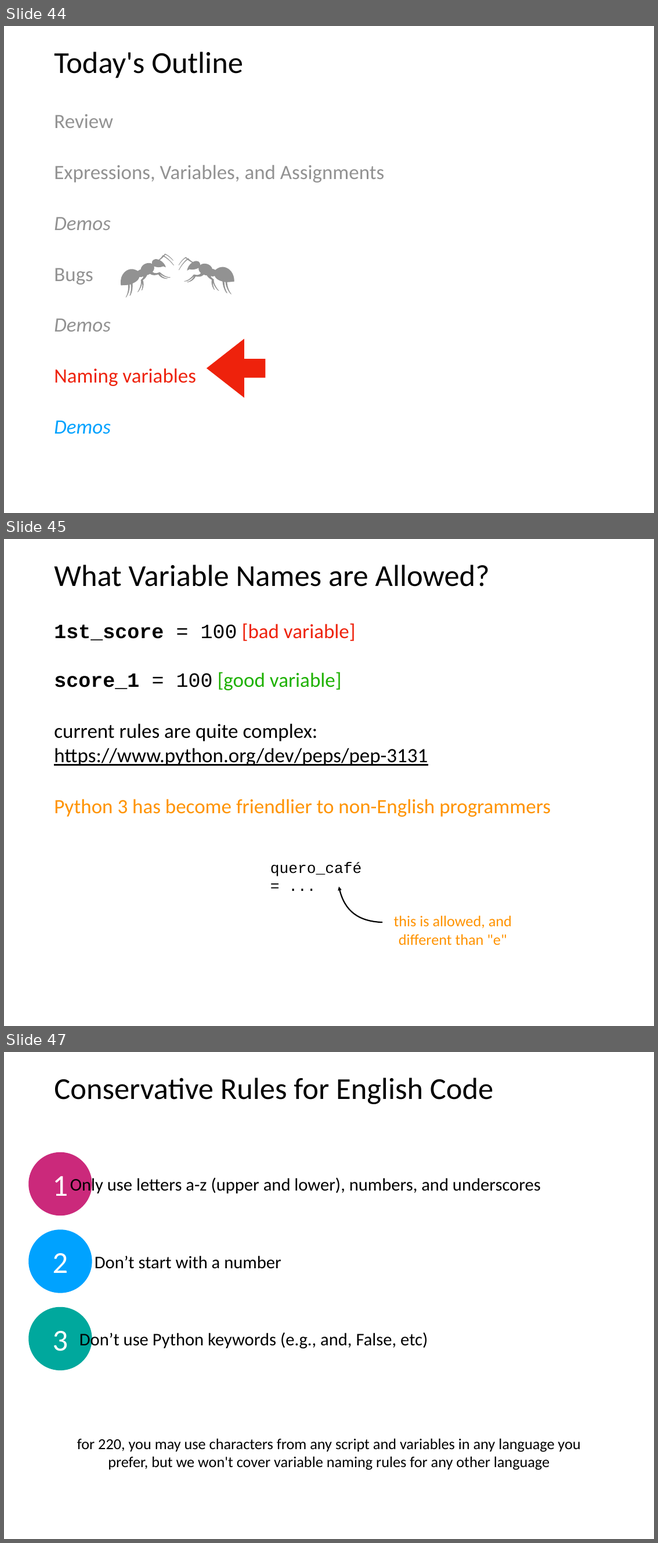
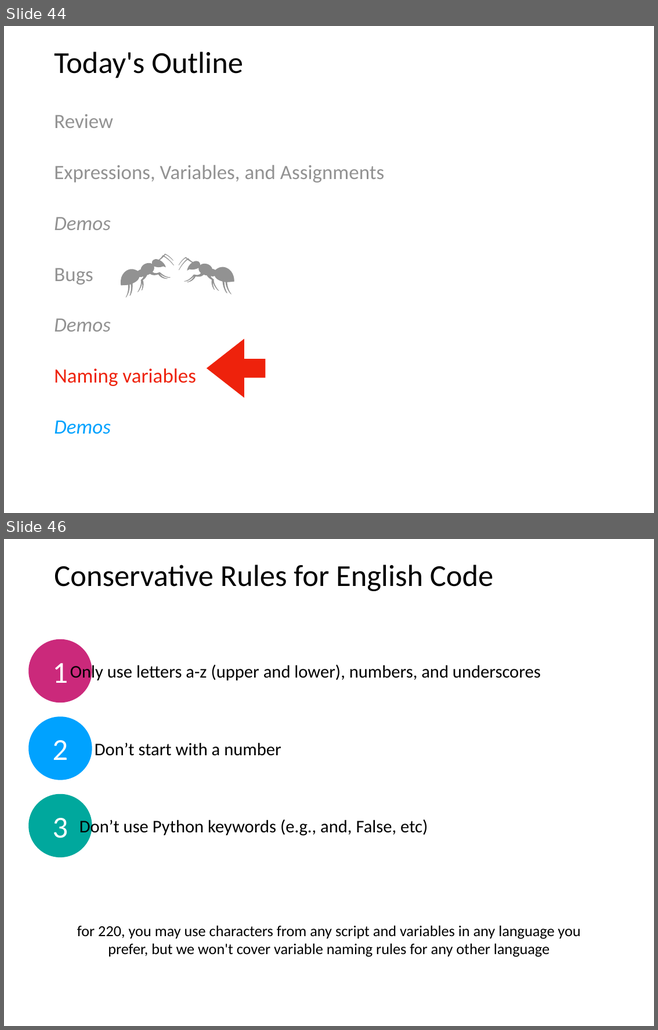
Before and after one commit to tylerharter/caraza-harter-com, a slide deck: tyler/meena/cs220/s21/materials/lec_05_S21.ppt. Shown one above the other, each under a label of ours: slides 44, 45 and 47 before the commit, slides 44 and 46 after it; the slides between them are not shown. The pictures are 658x1543 and 658x1030 pixels, drawn with LibreOffice and Linux fonts; fonts in the diff are those of the drawing. Boxes give left, top, right and bottom in pixels: in the first picture for what was removed or moved away, otherwise in the second. Text is boxed around its words. In the diff, an @@ line names an element or a change of style, - is before the commit and + after.

```diff
--- a/tyler/meena/cs220/s21/materials/lec_05_S21.ppt
+++ b/tyler/meena/cs220/s21/materials/lec_05_S21.ppt
@@ slide 45 removed at [4, 539, 654, 1026], background #FFFFFF @@
@@ title removed at [54, 565, 489, 587] @@
-What Variable Names are Allowed?
@@ text removed at [54, 623, 550, 817] @@
-1st_score = 100 [bad variable]
-score_1 = 100 [good variable]
-current rules are quite complex:
-https://www.python.org/dev/peps/pep-3131
-Python 3 has become friendlier to non-English programmers
@@ text removed at [270, 862, 362, 877] @@
-quero_café = ...
@@ freeform shape removed at [339, 886, 382, 922] @@
@@ text removed at [394, 915, 511, 945] @@
-this is allowed, and
-different than "e"
@@ what was slide 47 is now slide 46 @@
```
Also in this commit, not shown: 1 slide changed, 4 other files.
